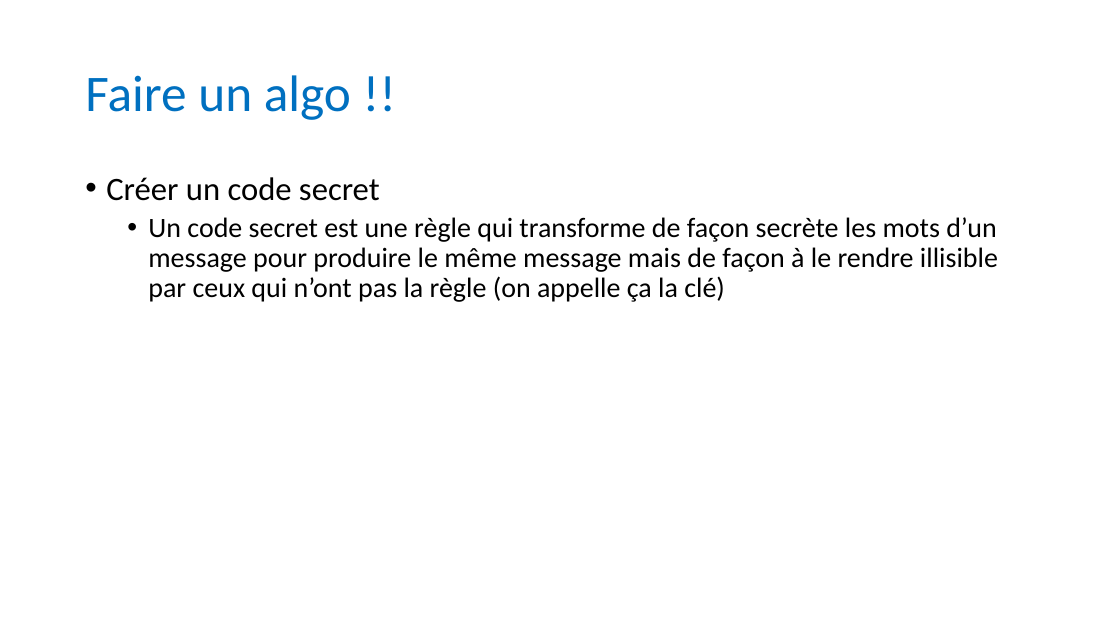
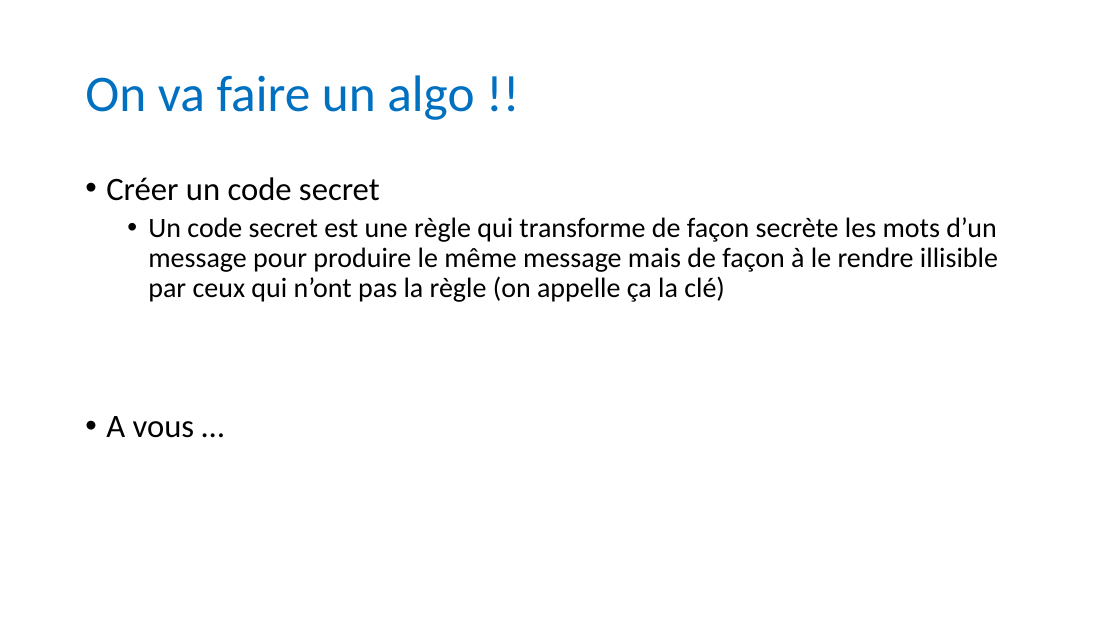
Before and after one commit to anumby-source/RobotServiceJeunesse2023, a slide deck: slide 10 of Journée du 5 mai 2023.pptx. Drawn at 1120x630 pixels with LibreOffice and Linux fonts; fonts in the diff are those of the drawing. Boxes give left, top, right and bottom in pixels: in the first picture for what was removed or moved away, otherwise in the second. Text is boxed around its words. In the diff, an @@ line names an element or a change of style, - is before the commit and + after.

```diff
--- a/Journée du 5 mai 2023.pptx
+++ b/Journée du 5 mai 2023.pptx
@@ title at box(85, 75, 474, 120): text changed @@
-Faire un algo !!
+On va faire un algo !!
@@ text at box(106, 416, 195, 438): paragraph added @@
+• A vous …
```
Also in this commit, not shown: 4 other slides changed, 1 slide added, 1 other file.
